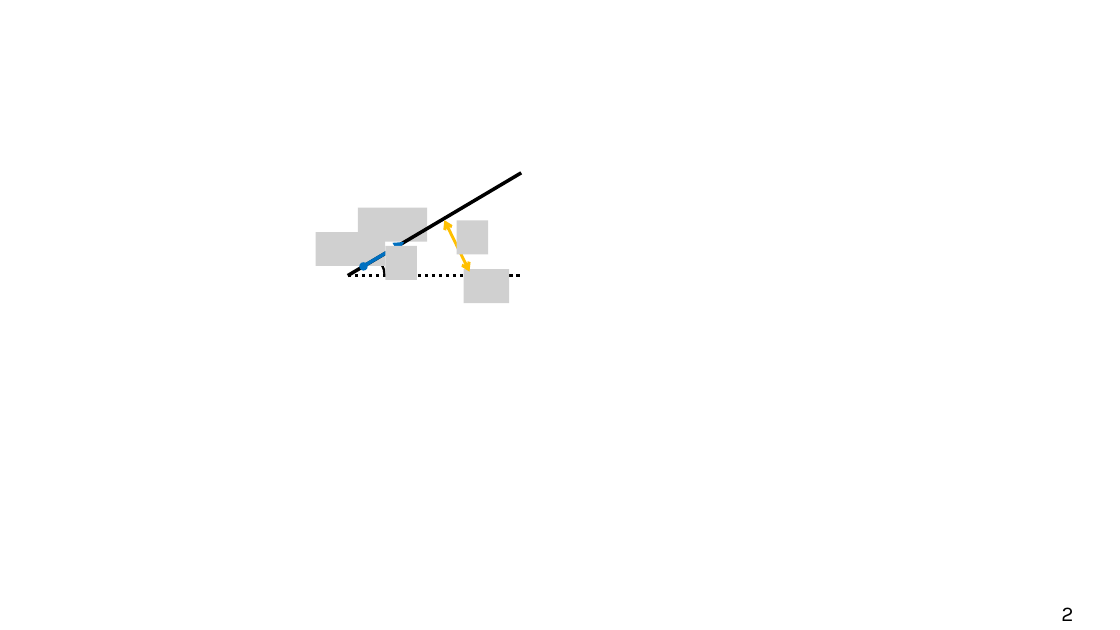
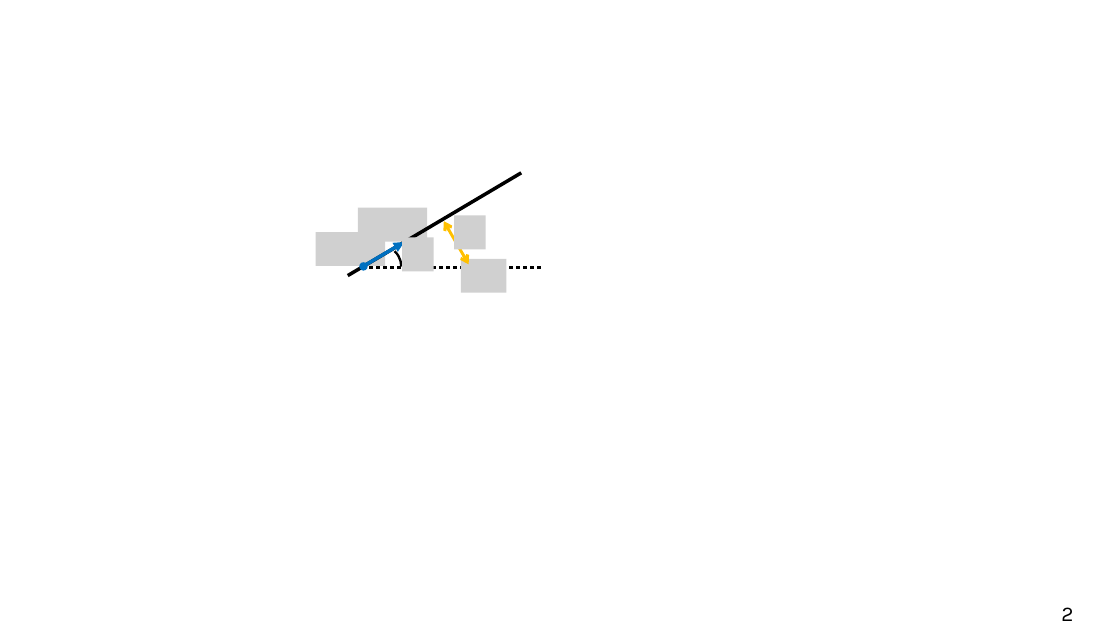
Before and after one commit to ryuryu0226/zenn-docs, a slide deck: slide 2 of images/20210915/figure.pptx. Drawn at 1120x630 pixels with LibreOffice and Linux fonts; fonts in the diff are those of the drawing; grey boxes stand for pictures. Boxes give left, top, right and bottom in pixels: in the first picture for what was removed or moved away, otherwise in the second. Text is boxed around its words. In the diff, an @@ line names an element or a change of style, - is before the commit and + after.

```diff
--- a/images/20210915/figure.pptx
+++ b/images/20210915/figure.pptx
@@ picture: place and size @@
-picture at bbox=[386, 246, 417, 281]
+picture at bbox=[402, 238, 434, 272]
@@ double arrow moved from (444, 220) - (470, 271) to (444, 221) - (469, 265) @@
@@ picture: place and size @@
-picture at bbox=[457, 220, 488, 255]
+picture at bbox=[455, 215, 486, 250]
@@ arc (boxed as its full ellipse): place and size @@
-arc (boxed as its full ellipse) at bbox=[343, 254, 385, 296]
+arc (boxed as its full ellipse) at bbox=[360, 245, 402, 287]
@@ line moved from (348, 276) - (521, 276) to (370, 268) - (541, 268) @@
@@ picture: place and size @@
-picture at bbox=[464, 270, 509, 303]
+picture at bbox=[461, 259, 507, 292]
```
Also in this commit, not shown: 2 other files.
